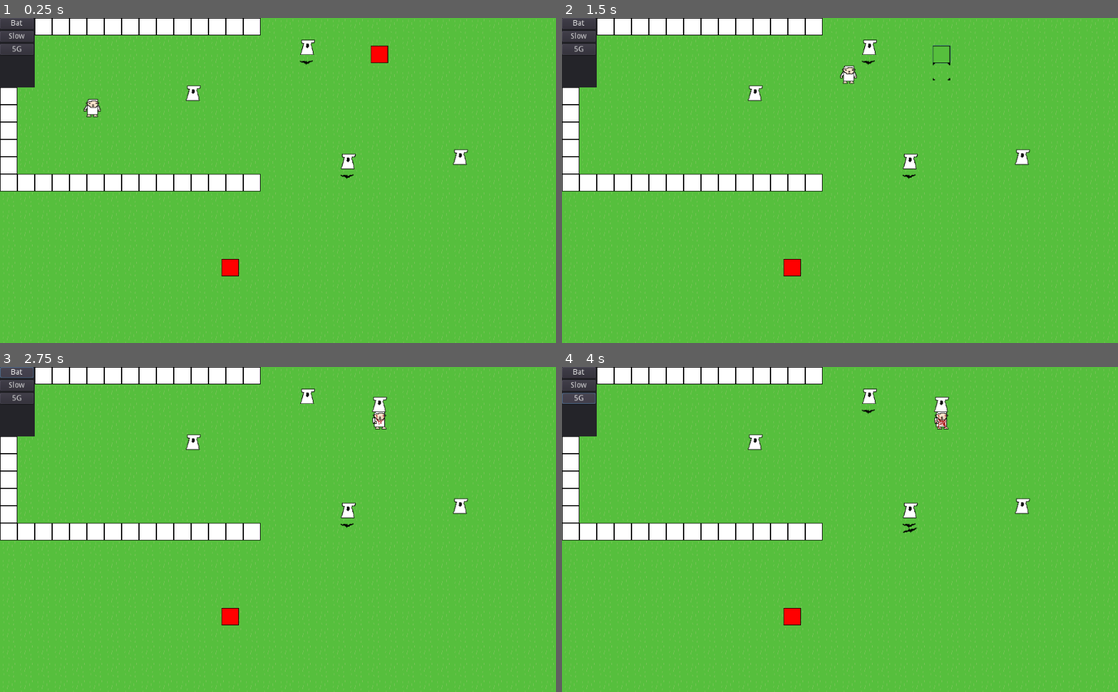
Above: before the commit, frames 1-4 (two rows, left to right).
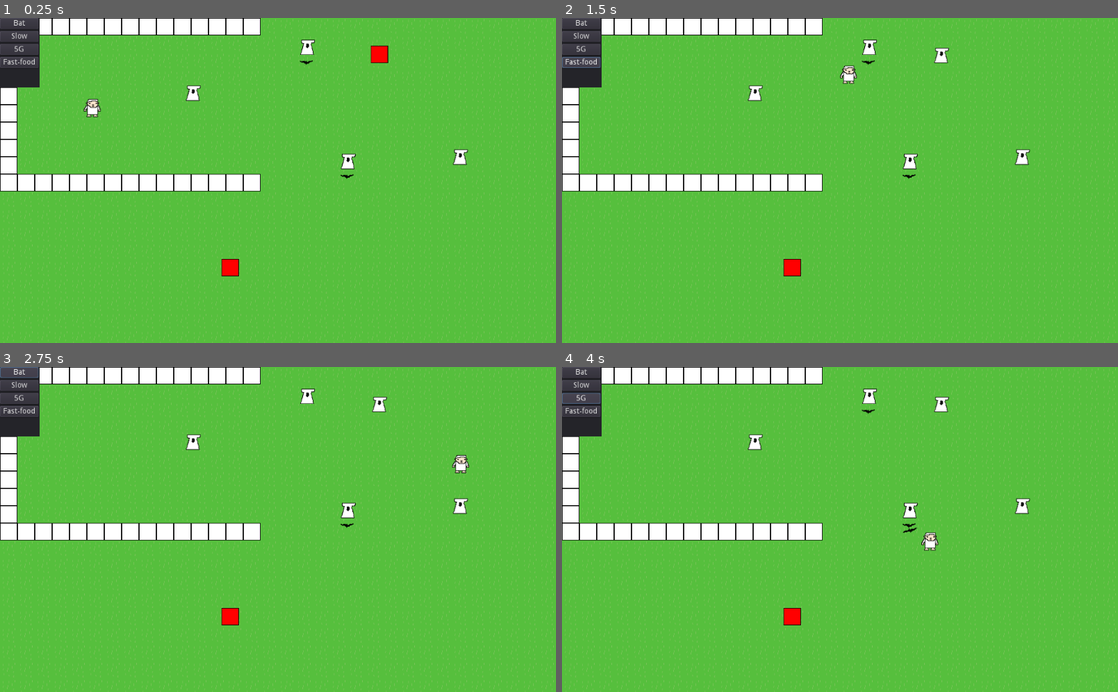
Above: after the commit, the same moments.

Repository: S-D-V-A-S-M-V-V-I-C-T-S-S-BAGGER/CovidTowerDefense
Game: Godot game, scene res://Levels/BaseLevel.tscn
The game is run twice, just before and just after one commit, with the same random seed, the same clock (stepped at 60 frames per second) and the same inputs.
Inputs (mouse positions are in pixels of both pictures, inside the frame that each line leads up to):
- Up to frame 1 (0.25 s): no input
- Up to frame 2 (1.5 s): click (940, 53) at 0.52 s; click (578, 63) at 1.25 s, where only the run after the commit has a clickable "Fast-food"
- Up to frame 3 (2.75 s): click "Bat" at 2 s
- Up to frame 4 (4 s): click "Slow" at 2.75 s; click "5G" at 3.5 s

The runs differ from the first frame. In frame 1, 0.4% of the frame differs, in the area x 0-8%, y 0-22%; in frame 2, 0.7%; in frame 3, 0.7%; in frame 4, 0.7%, in the area x 0-70%, y 0-57%.

Commit message:
add fast-food tower that makes you fast

Diff:
--- a/Gui/HUD.tscn
+++ b/Gui/HUD.tscn
@@ -1,10 +1,11 @@
-[gd_scene load_steps=6 format=2]
+[gd_scene load_steps=7 format=2]
 
 [ext_resource path="res://Gui/TowerOptions.gd" type="Script" id=1]
 [ext_resource path="res://Gui/TowerPositions.gd" type="Script" id=2]
 [ext_resource path="res://Towers/Tower.tscn" type="PackedScene" id=3]
 [ext_resource path="res://Towers/BatTower.tscn" type="PackedScene" id=4]
 [ext_resource path="res://Towers/CellTower.tscn" type="PackedScene" id=5]
+[ext_resource path="res://Towers/FastfoodTower.tscn" type="PackedScene" id=6]
 
 [node name="HUD" type="Node2D"]
 
@@ -17,7 +18,7 @@
 }
 
 [node name="TowerOptions" type="Panel" parent="."]
-margin_right = 64.0
+margin_right = 73.0
 margin_bottom = 128.0
 script = ExtResource( 1 )
 __meta__ = {
@@ -26,6 +27,7 @@
 bat_tower = ExtResource( 4 )
 slow_tower = ExtResource( 3 )
 cell_tower = ExtResource( 5 )
+fastfood_tower = ExtResource( 6 )
 
 [node name="VBoxContainer" type="VBoxContainer" parent="TowerOptions"]
 margin_right = 62.0
@@ -35,7 +37,7 @@
 }
 
 [node name="BatTower" type="Button" parent="TowerOptions/VBoxContainer"]
-margin_right = 62.0
+margin_right = 71.0
 margin_bottom = 20.0
 text = "Bat"
 __meta__ = {
@@ -44,7 +46,7 @@
 
 [node name="SlowTower" type="Button" parent="TowerOptions/VBoxContainer"]
 margin_top = 24.0
-margin_right = 62.0
+margin_right = 71.0
 margin_bottom = 44.0
 text = "Slow"
 __meta__ = {
@@ -53,10 +55,17 @@
 
 [node name="CellTower" type="Button" parent="TowerOptions/VBoxContainer"]
 margin_top = 48.0
-margin_right = 62.0
+margin_right = 71.0
 margin_bottom = 68.0
 text = "5G"
+
+[node name="FastfoodTower" type="Button" parent="TowerOptions/VBoxContainer"]
+margin_top = 72.0
+margin_right = 71.0
+margin_bottom = 92.0
+text = "Fast-food"
 
 [connection signal="pressed" from="TowerOptions/VBoxContainer/BatTower" to="TowerOptions" method="_on_BatTower_pressed"]
 [connection signal="pressed" from="TowerOptions/VBoxContainer/SlowTower" to="TowerOptions" method="_on_SlowTower_pressed"]
 [connection signal="pressed" from="TowerOptions/VBoxContainer/CellTower" to="TowerOptions" method="_on_CellTower_pressed"]
+[connection signal="pressed" from="TowerOptions/VBoxContainer/FastfoodTower" to="TowerOptions" method="_on_FastfoodTower_pressed"]
--- a/Gui/TowerOptions.gd
+++ b/Gui/TowerOptions.gd
@@ -7,7 +7,7 @@
 export (PackedScene) var bat_tower
 export (PackedScene) var slow_tower
 export (PackedScene) var cell_tower
-
+export (PackedScene) var fastfood_tower
 
 # Called when the node enters the scene tree for the first time.
 func _ready():
@@ -39,3 +39,7 @@
 
 func _on_CellTower_pressed():
 	place_tower(cell_tower)
+
+
+func _on_FastfoodTower_pressed():
+	place_tower(fastfood_tower)
--- /dev/null
+++ b/Towers/FastfoodTower.gd
@@ -0,0 +1,22 @@
+extends Node2D
+
+
+# Declare member variables here. Examples:
+# var a: int = 2
+# var b: String = "text"
+
+func initialize(tower_position, path_position):
+	position = tower_position
+
+# Called when the node enters the scene tree for the first time.
+func _ready() -> void:
+	pass # Replace with function body.
+
+
+# Called every frame. 'delta' is the elapsed time since the previous frame.
+func _process(delta: float) -> void:
+	pass
+
+
+func _on_Collision_area_shape_entered(area_id: int, area: Area2D, area_shape: int, local_shape: int) -> void:
+	get_node(area.get_path()).owner.set("speed_modifier", 10)
--- /dev/null
+++ b/Towers/FastfoodTower.tscn
@@ -0,0 +1,21 @@
+[gd_scene load_steps=4 format=2]
+
+[ext_resource path="res://PlaceHolders/TowerPlaceholder.png" type="Texture" id=1]
+[ext_resource path="res://Towers/FastfoodTower.gd" type="Script" id=2]
+
+[sub_resource type="CircleShape2D" id=1]
+radius = 64.0
+
+[node name="FastfoodTower" type="Node2D"]
+script = ExtResource( 2 )
+
+[node name="Sprite" type="Sprite" parent="."]
+texture = ExtResource( 1 )
+
+[node name="Collision" type="Area2D" parent="."]
+collision_layer = 2
+
+[node name="AreaOffEffect" type="CollisionShape2D" parent="Collision"]
+shape = SubResource( 1 )
+
+[connection signal="area_shape_entered" from="Collision" to="." method="_on_Collision_area_shape_entered"]
